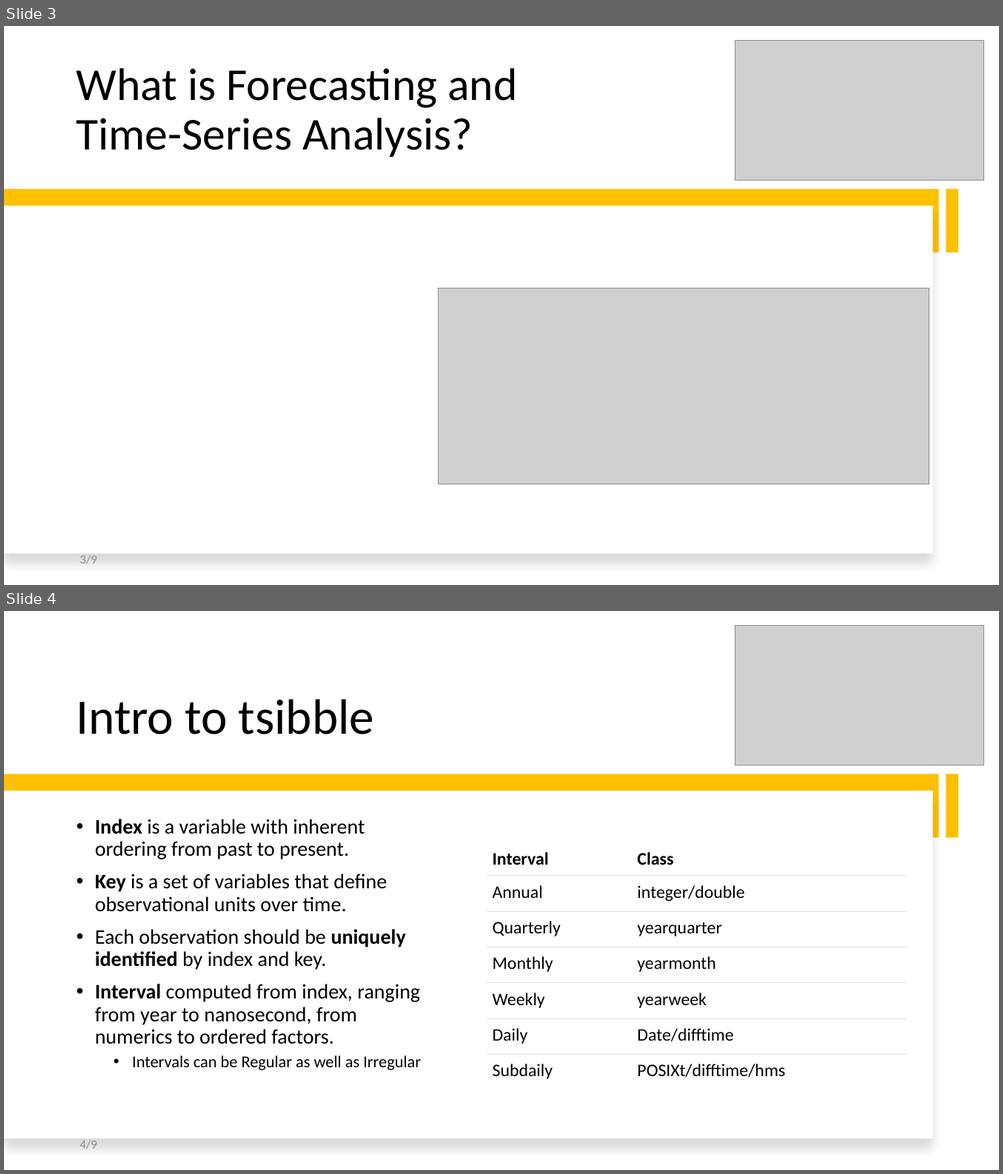
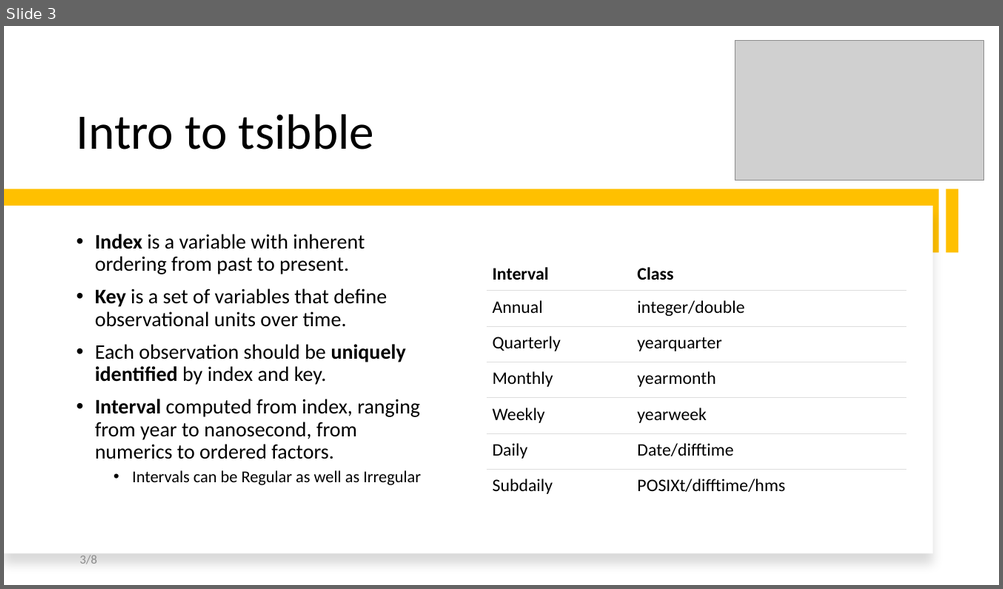
Before and after one commit to intro-to-data-science-22-workshop/-14-temporal-data-with-tsibble-and-fable-Samson-Krafft, a slide deck: tsibble and fable.pptx. Shown one above the other, each under a label of ours: slides 3 and 4 before the commit, slide 3 after it. The pictures are 1003x1174 and 1003x589 pixels, drawn with LibreOffice and Linux fonts; fonts in the diff are those of the drawing; grey boxes stand for pictures; background and template pictures are left out. Boxes give left, top, right and bottom in pixels: in the first picture for what was removed or moved away, otherwise in the second. Text is boxed around its words. In the diff, an @@ line names an element or a change of style, - is before the commit and + after.

```diff
--- a/tsibble and fable.pptx
+++ b/tsibble and fable.pptx
@@ slide 3 removed at box(4, 26, 999, 585), background #FFFFFF @@
@@ picture removed at box(735, 41, 984, 181) @@
@@ title removed at box(77, 68, 517, 157) @@
-What is Forecasting and
-Time-Series Analysis?
@@ rectangle removed at box(4, 190, 939, 253) @@
@@ rectangle removed at box(945, 190, 959, 253) @@
@@ rectangle removed at box(4, 206, 933, 554) @@
@@ picture removed at box(438, 289, 929, 484) @@
@@ page number removed at box(79, 555, 96, 565) @@
-3/9
@@ what was slide 4 is now slide 3 @@
@@ page number at box(79, 555, 96, 565): text changed @@
-4/9
+3/8
```
Also in this commit, not shown: 3 slides changed.
